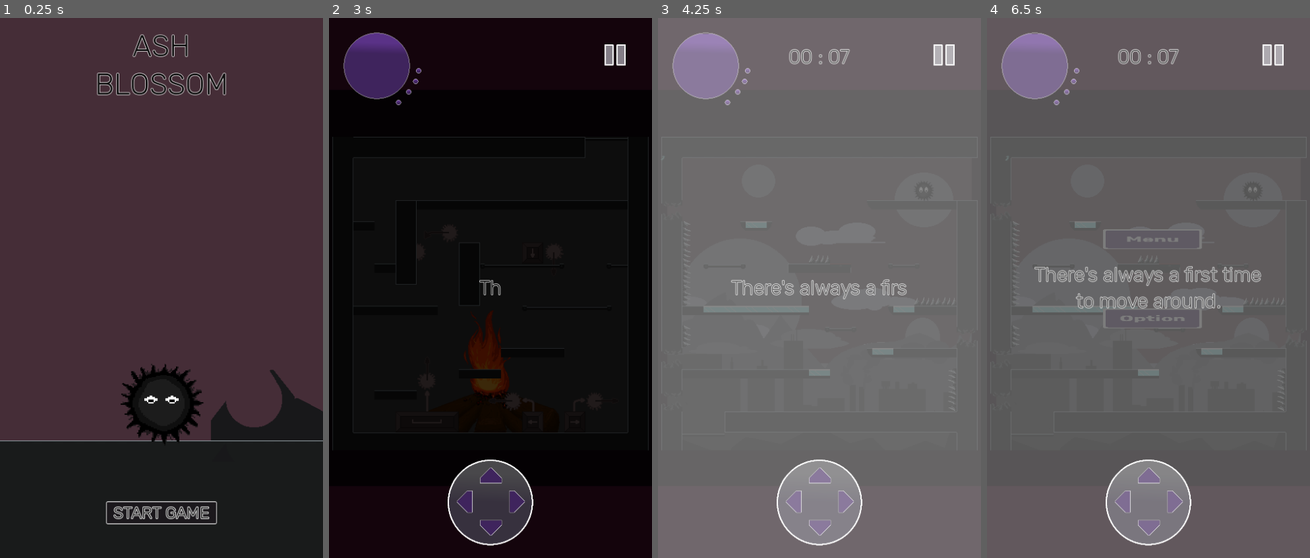
Above: before the commit, frames 1-4 (left to right).
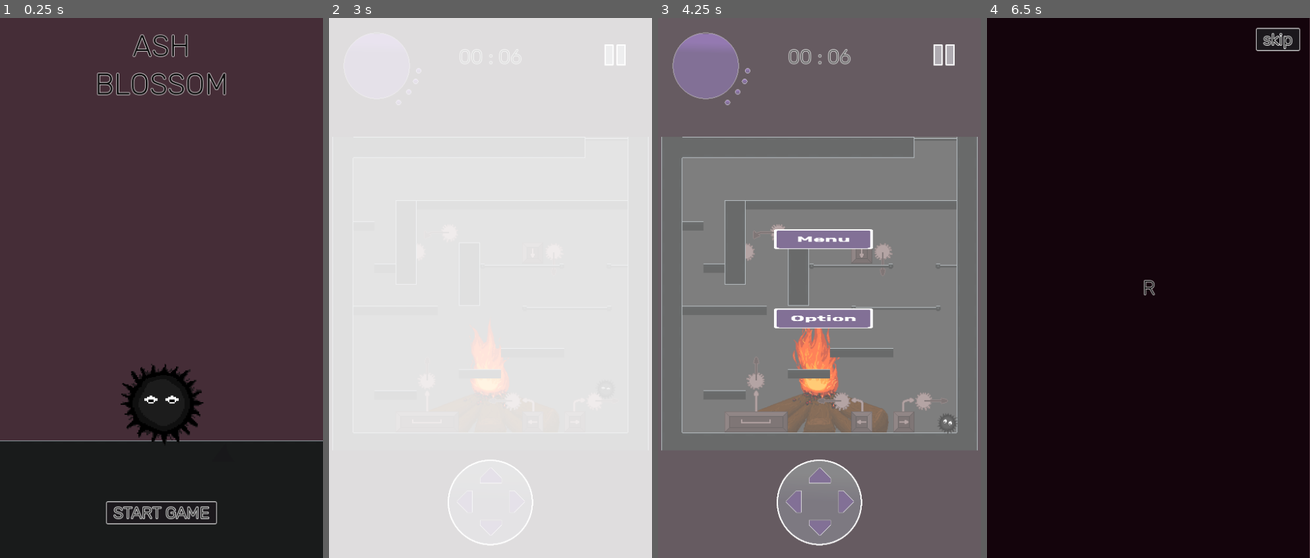
Above: after the commit, the same moments.

Repository: Arctia/42-GameJam
Game: Godot game, scene res://src/UI/title_screen.tscn
Same seed, same stepped clock (60 frames per second), same inputs: the game is played once before the commit and once after it. Sound files missing from this copy of the repository are replaced by a short silence.
Inputs (mouse positions are in pixels of both pictures, inside the frame that each line leads up to; where the layout moved, square brackets give the same spot in the first picture):
- Up to frame 1 (0.25 s): no input
- Up to frame 2 (3 s): click "START GAME" at 0.5 s; click "skip" at 1.25 s; click "skip" at 2 s; tap Enter at 2.75 s; hold Right (move_right) from 2.78 s (still down); hold Space (jump) from 2.78 s (still down)
- Up to frame 3 (4.25 s): release Right (move_right) at 3.5 s; release Space (jump) at 3.5 s; click (945, 55) at 3.5 s
- Up to frame 4 (6.5 s): click (1151, 239) [1274, 55] at 4.25 s; click (1151, 320) at 5 s, where only the run before the commit has a clickable "Option"; click (1148, 514) at 5.75 s, where only the run after the commit has a clickable "START GAME"

The runs differ from the first frame. In frame 1, 1.9% of the frame differs, in the area x 65-100%, y 65-79%; in frame 2, 100%; in frame 3, 8.1%; in frame 4, 100%, in the area x 0-100%, y 0-100%.

Commit message:
jhi

Diff:
--- a/src/UI/beginning.gd
+++ b/src/UI/beginning.gd
@@ -15,8 +15,9 @@
 	_on_btn_forward_pressed()
 
 func _input(event):
-	if event.is_action_released("jump"):
-		_on_btn_forward_pressed()
+#	if event.is_action_released("jump"):
+#		_on_btn_forward_pressed()
+	pass
 
 func _on_btn_forward_pressed() -> void:
 	if dialogue_writing:
--- a/src/UI/dialogue_control.gd
+++ b/src/UI/dialogue_control.gd
@@ -50,8 +50,9 @@
 	reach_the_end.emit()
 
 func _input(event):
-	if (event.is_action_pressed("jump")):
-		_on_button_pressed()
+#	if (event.is_action_pressed("jump")):
+#		_on_button_pressed()
+	pass
 
 func _on_button_pressed():
 	if self.dialogue != self.text:
--- a/src/UI/game_screen.gd
+++ b/src/UI/game_screen.gd
@@ -21,7 +21,7 @@
 func _ready():
 	$AnimationPlayer.play("remove_flash")
 	HUD.get_lives(player.lives)
-	_to_new_level(Vector2.ZERO, 9)
+	#_to_new_level(Vector2.ZERO, 9)
 	pass
 
 func _process(_dt):
--- a/src/UI/game_screen.tscn
+++ b/src/UI/game_screen.tscn
@@ -341,7 +341,7 @@
 
 [node name="ash" parent="Game" instance=ExtResource("2_w1o6o")]
 unique_name_in_owner = true
-position = Vector2(403, -3769)
+position = Vector2(406, 540)
 floor_max_angle = 0.349066
 floor_snap_length = 0.1
 vs_wind = 15.0
--- a/src/UI/title_screen.tscn
+++ b/src/UI/title_screen.tscn
@@ -62,7 +62,7 @@
 layer_0/tile_data = PackedInt32Array(1376255, 196608, 0, 1441791, 65536, 0, 1507327, 65536, 0, 1572863, 65536, 0, 16383 …(2127 unchanged characters)…
 
 [node name="map_fw" parent="Node2D" instance=ExtResource("3_jbddq")]
-layer_0/tile_data = PackedInt32Array(1179661, 983040, 7, 1048588, 917504, 5, 1114124, 917504, 6, 1179660, 917504, 7, 1245196, 917504, 8, 1048589, 983040, 5, 1114125, 983040, 6, 1245197, 983040, 8, 1179662, 524288, 11, 1245198, 524288, 12, 1179663, 589824, 11, 1245199, 589824, 12, 1179664, 655360, 11, 1245200, 655360, 12, 1245195, 851968, 8, 1245194, 786432, 8, 1179658, 786432, 7, 1179659, 851968, 7, 1310730, 786432, 7, 1310731, 851968, 7)
+layer_0/tile_data = PackedInt32Array(1310730, 786432, 7, 1310731, 851968, 7)
 
 [node name="ash" parent="Node2D" instance=ExtResource("4_pmvk2")]
 position = Vector2(245, 577)
